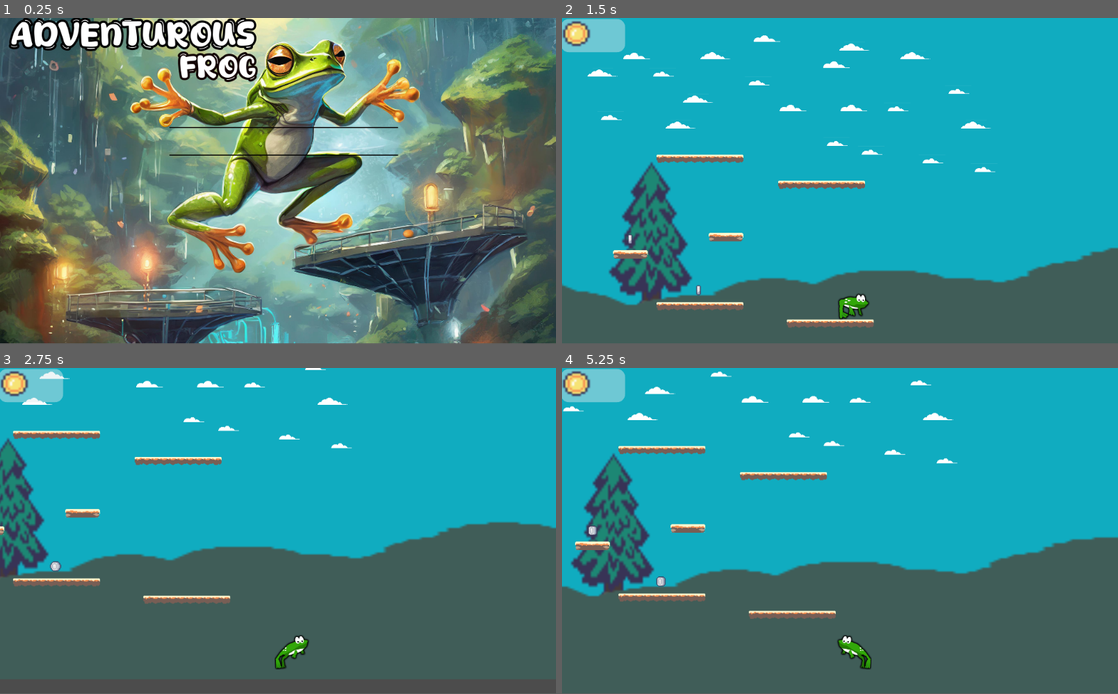
Above: before the commit, frames 1-4 (two rows, left to right).
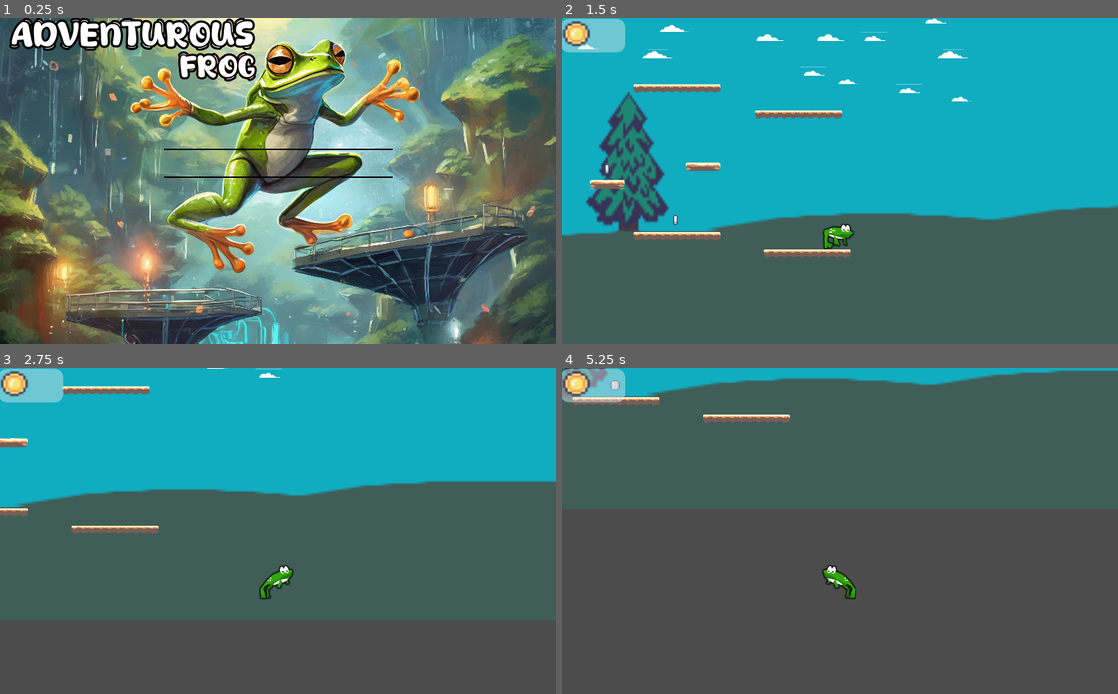
Above: after the commit, the same moments.

Repository: gabymuise/AdventurousFrog
Game: Godot game, scene res://Menu.tscn
Two runs of this game, one before a commit and one after it. Both use one fixed random seed, a clock stepped at 60 frames per second and the inputs below.
Inputs:
- Up to frame 1 (0.25 s): no input
- Up to frame 2 (1.5 s): click "PLAY" at 0.5 s; hold D (ui_right) from 1.28 s (still down)
- Up to frame 3 (2.75 s): keep holding D (ui_right); tap Space (jump) at 1.52, 2.27 s
- Up to frame 4 (5.25 s): release D (ui_right) at 2.78 s; hold A (ui_left) 2.78-3.53 s; hold D (ui_right) 3.53-5.03 s; tap Space (jump) at 3.77, 4.52 s; hold A (ui_left) from 5.03 s (still down)
In our replay, the window is 800x468 before the commit and 800x469 after it. These sizes can differ from the game's own. Grey fills any space a smaller window leaves; there, only what the larger window draws over its background counts as a difference.

The runs differ from the first frame. In frame 1, 3.7% of the frame differs, in the area x 0-100%, y 0-100%; in frame 2, 27%; in frame 3, 22%; in frame 4, 59%, in the area x 0-100%, y 0-93%.

Commit message:
los scrips y scenas

Diff:
--- a/CanvasLayer.tscn
+++ b/Hud/CanvasLayer.tscn
@@ -1,6 +1,6 @@
 [gd_scene load_steps=8 format=2]
 
-[ext_resource path="res://UI.gd" type="Script" id=1]
+[ext_resource path="res://Hud/UI.gd" type="Script" id=1]
 [ext_resource path="res://Rocky Roads/Objects/coin_gold.png" type="Texture" id=2]
 
 [sub_resource type="StyleBoxFlat" id=18]
--- a/Menu.gd
+++ b/Menu.gd
@@ -1,8 +1,8 @@
-extends Node2D
+extends Control
 
 
 func _on_Play_pressed():
-	get_tree().change_scene("res://World1.tscn")
+	get_tree().change_scene("res://Worlds/World1.tscn")
 
 
 func _on_Exit_pressed():
--- a/Menu.tscn
+++ b/Menu.tscn
@@ -47,7 +47,9 @@
 outline_color = Color( 0.0705882, 0.0117647, 0.0117647, 1 )
 font_data = SubResource( 8 )
 
-[node name="Menu" type="Node2D"]
+[node name="Menu" type="Control"]
+anchor_right = 1.0
+anchor_bottom = 1.0
 script = ExtResource( 1 )
 
 [node name="ColorRect" type="ColorRect" parent="."]
@@ -56,16 +58,21 @@
 color = Color( 0.168627, 0.156863, 0.156863, 1 )
 
 [node name="TextureRect" type="TextureRect" parent="."]
-margin_right = 1024.0
-margin_bottom = 639.0
+anchor_right = 1.0
+anchor_bottom = 1.0
+margin_bottom = 38.0
 texture = ExtResource( 2 )
 expand = true
 
 [node name="VBoxContainer" type="VBoxContainer" parent="."]
-margin_left = 312.0
-margin_top = 201.0
-margin_right = 733.0
-margin_bottom = 311.0
+anchor_left = 0.5
+anchor_top = 0.5
+anchor_right = 0.5
+anchor_bottom = 0.5
+margin_left = -210.5
+margin_top = -59.5
+margin_right = 210.5
+margin_bottom = 59.5
 custom_constants/separation = 49
 
 [node name="Play" type="Button" parent="VBoxContainer"]
--- a/Plataformas/plataforma1.tscn
+++ /dev/null
@@ -1,15 +0,0 @@
-[gd_scene load_steps=3 format=2]
-
-[ext_resource path="res://Plataformas/Layer1.png" type="Texture" id=1]
-
-[sub_resource type="RectangleShape2D" id=1]
-extents = Vector2( 49, 31.5 )
-
-[node name="StaticBody2D" type="StaticBody2D"]
-
-[node name="Sprite" type="Sprite" parent="."]
-texture = ExtResource( 1 )
-
-[node name="CollisionShape2D" type="CollisionShape2D" parent="."]
-position = Vector2( -3, 4.5 )
-shape = SubResource( 1 )
--- a/Plataformas/plataforma2.tscn
+++ /dev/null
@@ -1,15 +0,0 @@
-[gd_scene load_steps=3 format=2]
-
-[ext_resource path="res://Plataformas/Layer2.png" type="Texture" id=1]
-
-[sub_resource type="RectangleShape2D" id=1]
-extents = Vector2( 58, 22 )
-
-[node name="StaticBody2D" type="StaticBody2D"]
-
-[node name="Sprite" type="Sprite" parent="."]
-texture = ExtResource( 1 )
-
-[node name="CollisionShape2D" type="CollisionShape2D" parent="."]
-position = Vector2( 3, 5 )
-shape = SubResource( 1 )
--- a/Player/player.gd
+++ b/Player/player.gd
@@ -10,7 +10,7 @@
 
 onready var strength_jump = (-2 * distance_jump) / time_jump
 onready var gravity = (2 * distance_jump) / (time_jump * time_jump)
-onready var speed : float = 5 * ppm
+onready var speed : float = 8 * ppm
 
 func _ready():
 	pass
--- a/World1.tscn
+++ b/Worlds/World1.tscn
@@ -5,7 +5,7 @@
 [ext_resource path="res://Rocky Roads/Deco/clouds.png" type="Texture" id=3]
 [ext_resource path="res://Rocky Roads/Deco/water_a_8frames.png" type="Texture" id=4]
 [ext_resource path="res://Rocky Roads/Tilesets/tileset_desert.png" type="Texture" id=5]
-[ext_resource path="res://CanvasLayer.tscn" type="PackedScene" id=6]
+[ext_resource path="res://Hud/CanvasLayer.tscn" type="PackedScene" id=6]
 [ext_resource path="res://Player/player.tscn" type="PackedScene" id=7]
 [ext_resource path="res://Collectors/coin_silver.tscn" type="PackedScene" id=8]
 [ext_resource path="res://ZoneFall.gd" type="Script" id=9]
@@ -201,14 +201,14 @@
 36/z_index = 0
 
 [sub_resource type="RectangleShape2D" id=13]
-extents = Vector2( 1728, 127.75 )
+extents = Vector2( 2967.5, 127.75 )
 
 [node name="World" type="Node2D"]
 position = Vector2( 513, 303 )
 
 [node name="WaterA8Frames" type="Sprite" parent="."]
-position = Vector2( 55, -608 )
-scale = Vector2( 8.22656, 56.9688 )
+position = Vector2( 583, -608 )
+scale = Vector2( 23.1641, 56.9688 )
 texture = ExtResource( 4 )
 
 [node name="TreeB" type="Sprite" parent="."]
@@ -217,8 +217,8 @@
 texture = ExtResource( 1 )
 
 [node name="Trees" type="Sprite" parent="."]
-position = Vector2( 67, 187 )
-scale = Vector2( 8.25391, 3.48437 )
+position = Vector2( 583, 197 )
+scale = Vector2( 23.1641, 3.64062 )
 texture = ExtResource( 2 )
 
 [node name="TileMap" type="TileMap" parent="."]
@@ -231,7 +231,7 @@
 position = Vector2( 36, 214 )
 
 [node name="Camera2D" type="Camera2D" parent="Player"]
-position = Vector2( -26, -224 )
+position = Vector2( 2, -94 )
 current = true
 
 [node name="CanvasLayer" parent="Player" instance=ExtResource( 6 )]
@@ -247,7 +247,7 @@
 script = ExtResource( 9 )
 
 [node name="CollisionShape2D" type="CollisionShape2D" parent="Area2D"]
-position = Vector2( -594, 427 )
+position = Vector2( 114.5, 427 )
 shape = SubResource( 13 )
 
 [connection signal="body_entered" from="Area2D" to="Area2D" method="_on_Area2D_body_entered"]
--- a/project.godot
+++ b/project.godot
@@ -12,7 +12,11 @@
 
 config/name="Adventurous Frog"
 run/main_scene="res://Menu.tscn"
-config/icon="res://Player/icon.png"
+
+[display]
+
+window/stretch/mode="2d"
+window/stretch/aspect="expand"
 
 [gui]
 
Renamed: UI.gd -> Hud/UI.gd
Binary file removed: Player/icon.png
Not shown, removed: Player/icon.png.import
